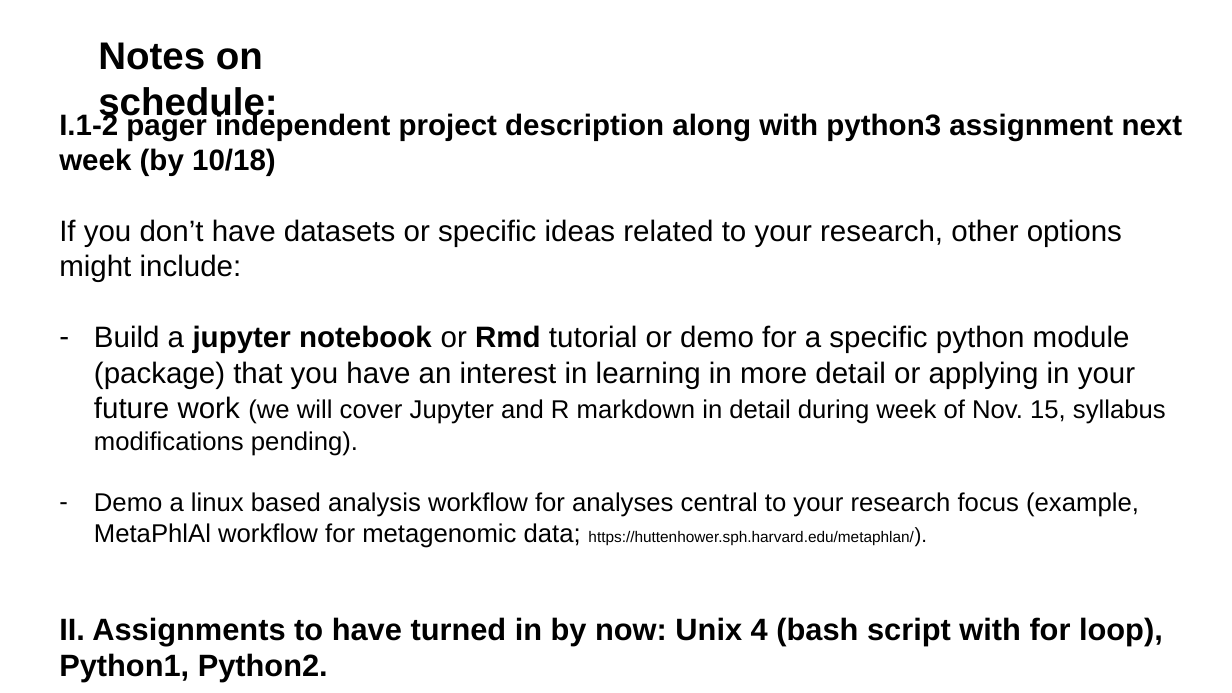
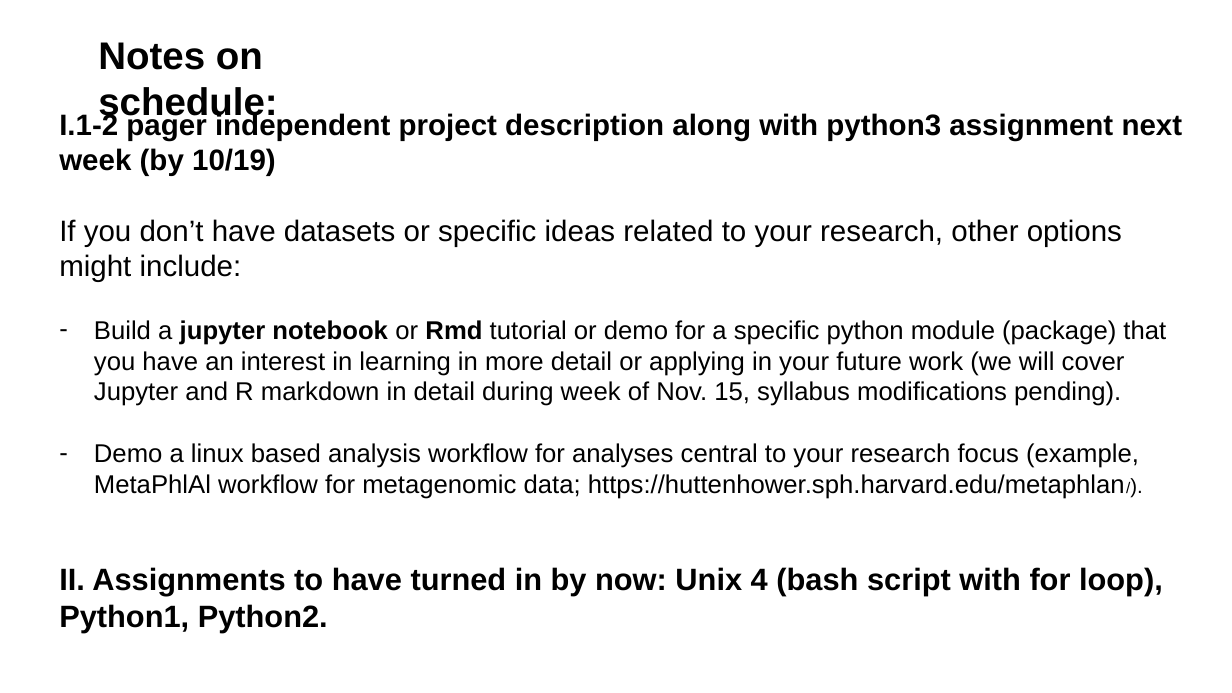
Before and after one commit to tparchman/F23_BIOL792, a slide deck: slide 15 of week6_pythonI/week6_python.pptx (slide 13 before the commit). Drawn at 1232x693 pixels with LibreOffice and Linux fonts; fonts in the diff are those of the drawing. Boxes give left, top, right and bottom in pixels: in the first picture for what was removed or moved away, otherwise in the second. Text is boxed around its words. In the diff, an @@ line names an element or a change of style, - is before the commit and + after.

```diff
--- a/week6_pythonI/week6_python.pptx
+++ b/week6_pythonI/week6_python.pptx
@@ text at box(59, 112, 1183, 176): text changed @@
-I.1-2 pager independent project description along with python3 assignment next week (by 10/18)
+I.1-2 pager independent project description along with python3 assignment next week (by 10/19)
@@ text at box(94, 320, 1166, 499): size 23 to 20 pt in "Build a jupyter notebook or Rmd tutorial ..."; size 12 to 20 pt in "https://huttenhower.sph.harvard.edu/metaphlan/)." @@
```
Also in this commit, not shown: 2 other slides changed, 2 slides added, 1 other file.
